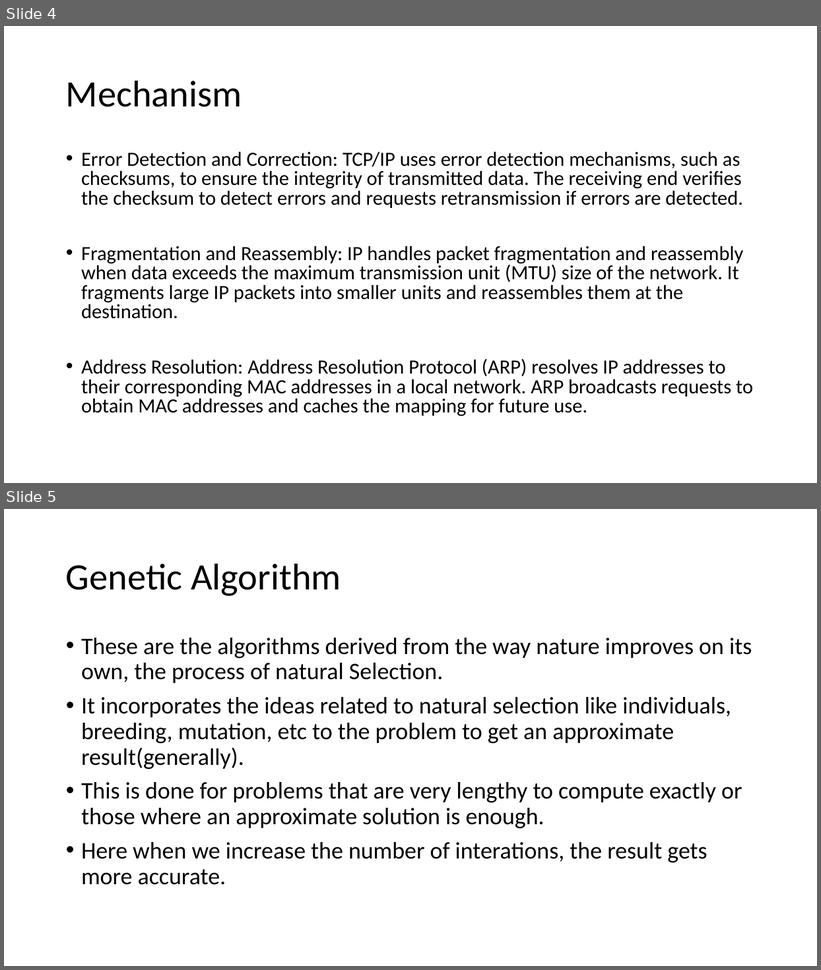
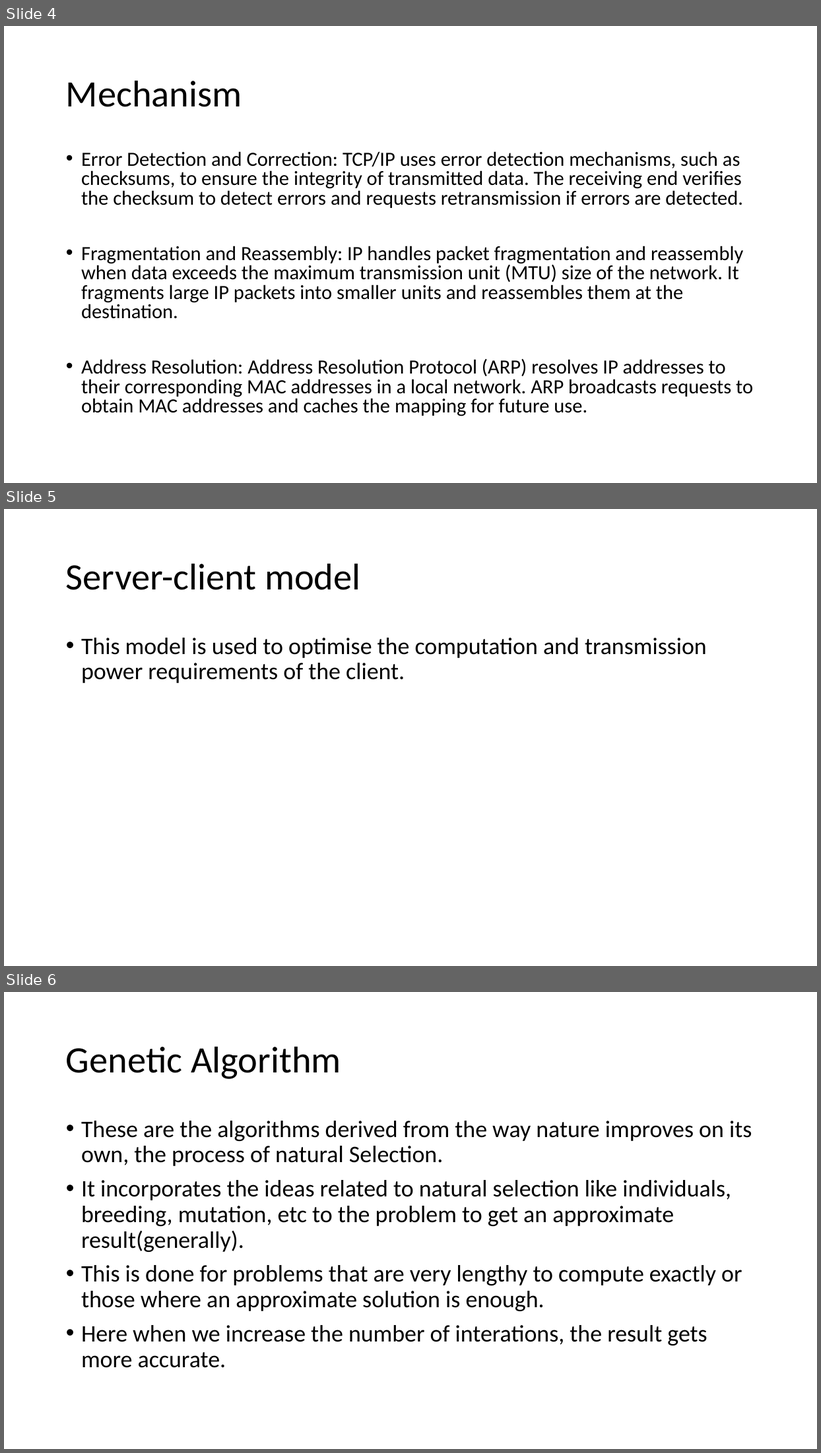
Before and after one commit to Vishwa2488/submission, a slide deck: KRSSG presentation.pptx. Shown one above the other, each under a label of ours: slides 4 and 5 before the commit, slides 4, 5 and 6 after it. The pictures are 821x970 and 821x1453 pixels, drawn with LibreOffice and Linux fonts; fonts in the diff are those of the drawing. Boxes give left, top, right and bottom in pixels: in the first picture for what was removed or moved away, otherwise in the second. Text is boxed around its words. In the diff, an @@ line names an element or a change of style, - is before the commit and + after.

```diff
--- a/KRSSG presentation.pptx
+++ b/KRSSG presentation.pptx
@@ slide 5 added at <box>4,509,817,966</box>, background #FFFFFF @@
@@ title added at <box>66,563,360,590</box>, 44 pt, text #000000 @@
+Server-client model
@@ text added at <box>81,638,707,683</box>, 28 pt, text #000000 @@
+• This model is used to optimise the computation and transmission power requirements of the client.
@@ what was slide 5 is now slide 6 @@
```
Also in this commit, not shown: 2 slides changed, 3 other slides added, 2 slides removed.
